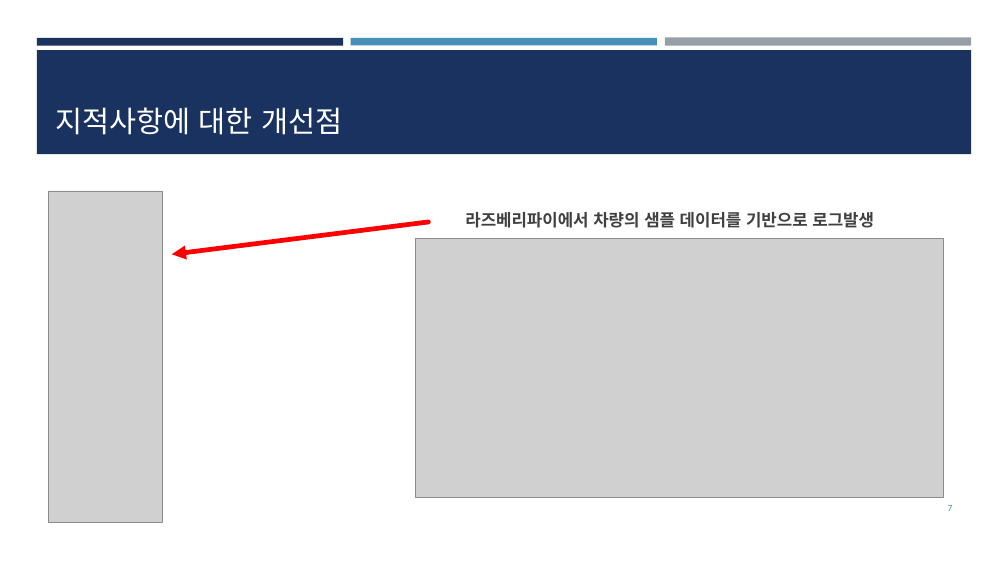
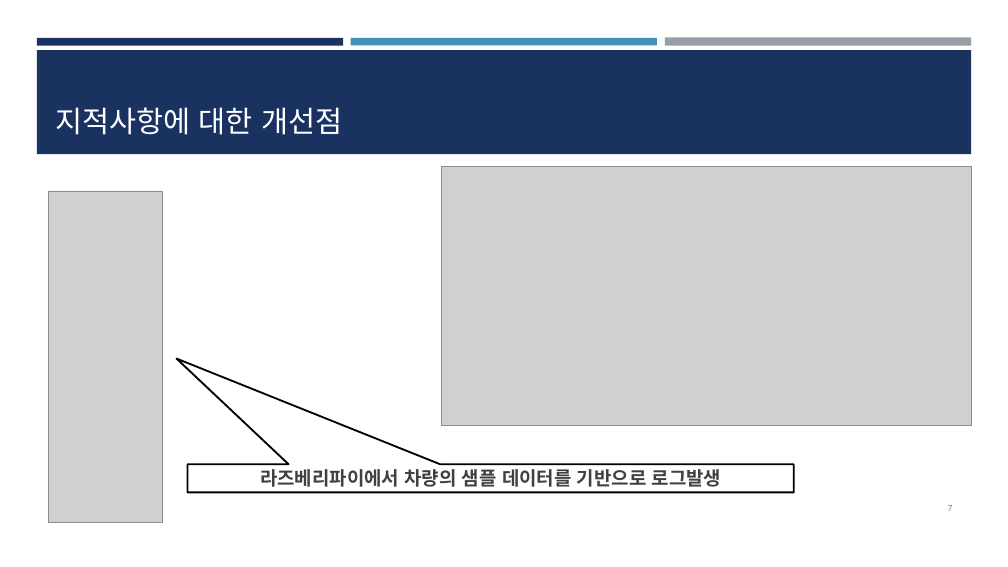
Before and after one commit to dongyounn/RisingSunz, a slide deck: slide 7 of 종합설계 제안서.pptx. Drawn at 1008x567 pixels with LibreOffice and Linux fonts; fonts in the diff are those of the drawing; grey boxes stand for pictures. Boxes give left, top, right and bottom in pixels: in the first picture for what was removed or moved away, otherwise in the second. Text is boxed around its words. In the diff, an @@ line names an element or a change of style, - is before the commit and + after.

```diff
--- a/종합설계 제안서.pptx
+++ b/종합설계 제안서.pptx
@@ picture: place and size @@
-picture at (416,239,944,498)
+picture at (442,166,970,425)
@@ picture added at (442,166,972,425) @@
@@ arrow removed from (429, 222) to (172, 254) @@
@@ speech box "라즈베리파이에서 차량의 샘플 데이터를 기반으로 ...": place and size @@
-speech box "라즈베리파이에서 차량의 샘플 데이터를 기반으로 ..." at (465,212,874,228)
+speech box "라즈베리파이에서 차량의 샘플 데이터를 기반으로 ..." at (188,464,794,492)
@@ speech box "라즈베리파이에서 차량의 샘플 데이터를 기반으로 ..." at (188,464,794,492): size 16 to 18 pt; less space between paragraphs; vertical alignment top to middle; fill none to #FFFFFF; outline none to #000000 1.75 pt @@
```
Also in this commit, not shown: 6 other slides changed, 1 other file.
